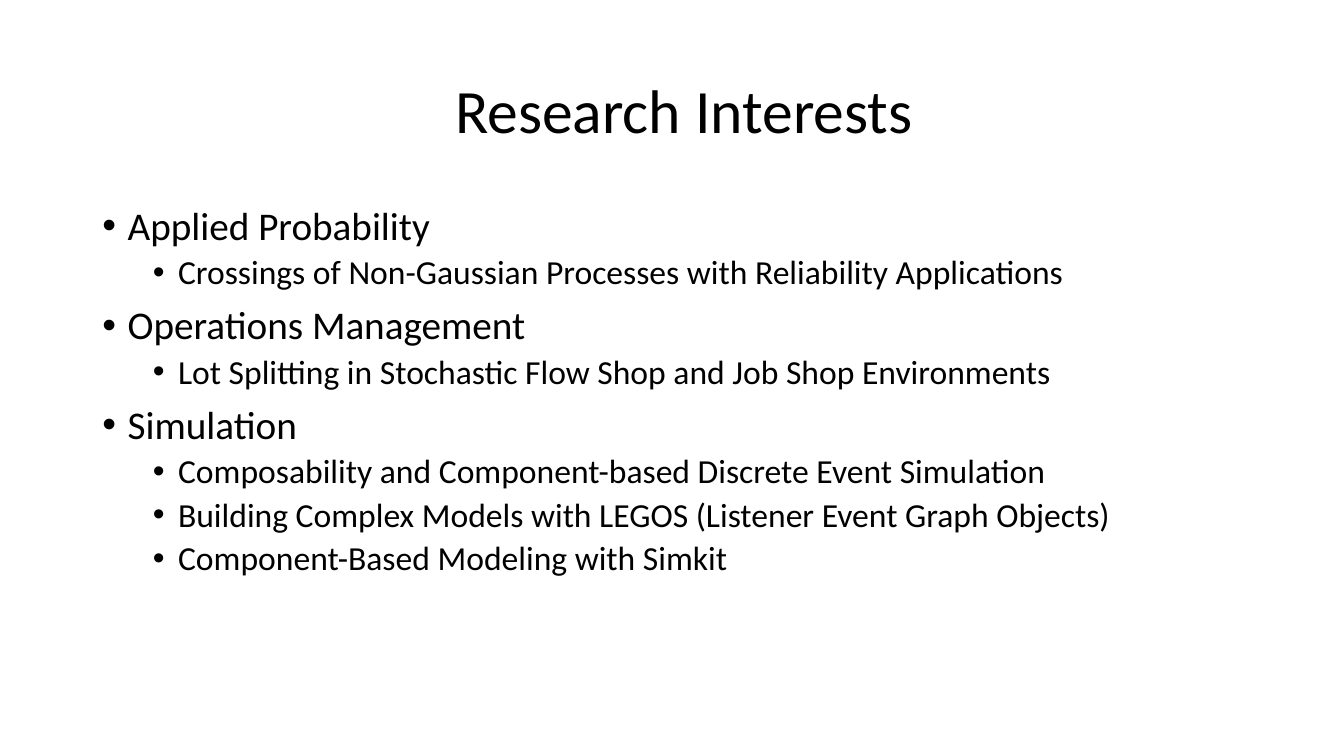
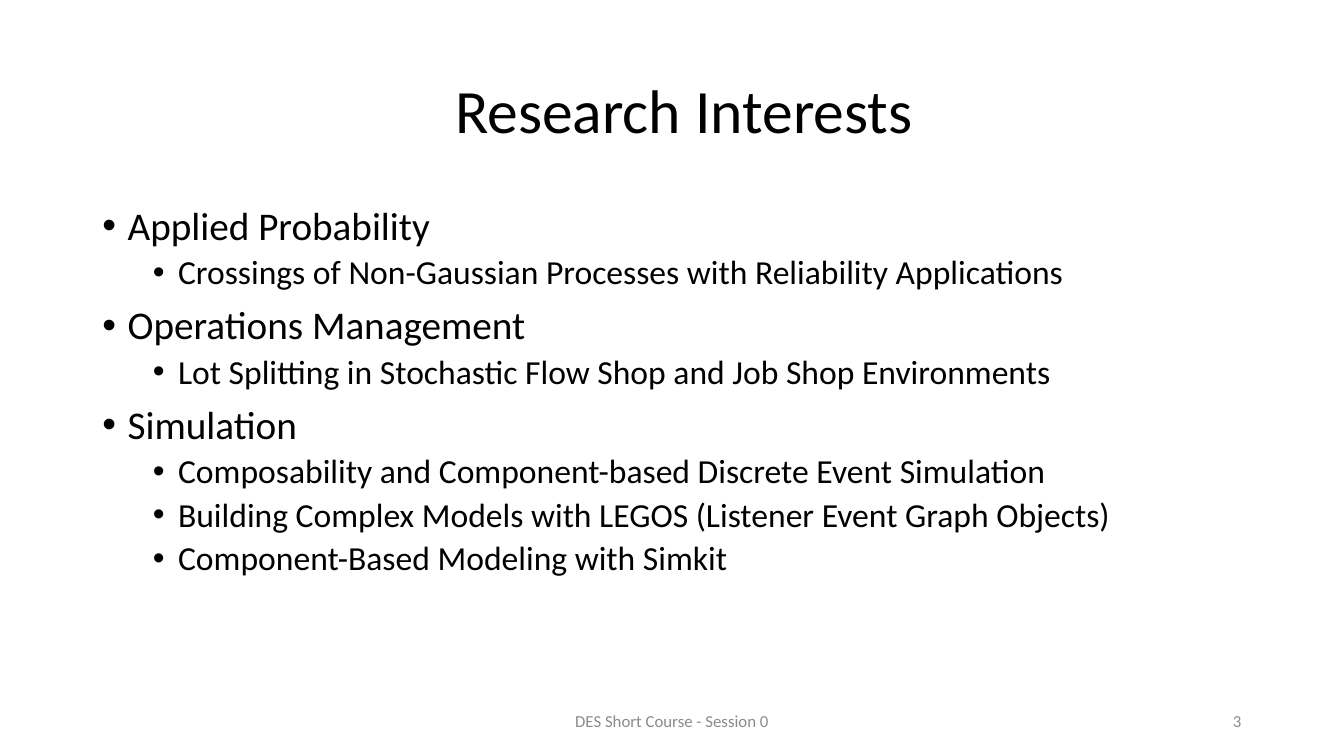
Before and after one commit to ahbuss/DESModeling, a slide deck: slide 3 of Short Course/Slides/Session 0.pptx. Drawn at 1344x756 pixels with LibreOffice and Linux fonts; fonts in the diff are those of the drawing; background and template pictures are left out. Boxes give left, top, right and bottom in pixels: in the first picture for what was removed or moved away, otherwise in the second. Text is boxed around its words. In the diff, an @@ line names an element or a change of style, - is before the commit and + after.

Commit message:
more slides

```diff
--- a/Short Course/Slides/Session 0.pptx
+++ b/Short Course/Slides/Session 0.pptx
@@ text added at box(575, 715, 768, 727), 12 pt, text #8C8C8C @@
+DES Short Course - Session 0
@@ page number added at box(1233, 716, 1241, 727), 12 pt, text #8C8C8C @@
+3
```
Also in this commit, not shown: 1 other slide changed, 2 slides added, 10 other files.
